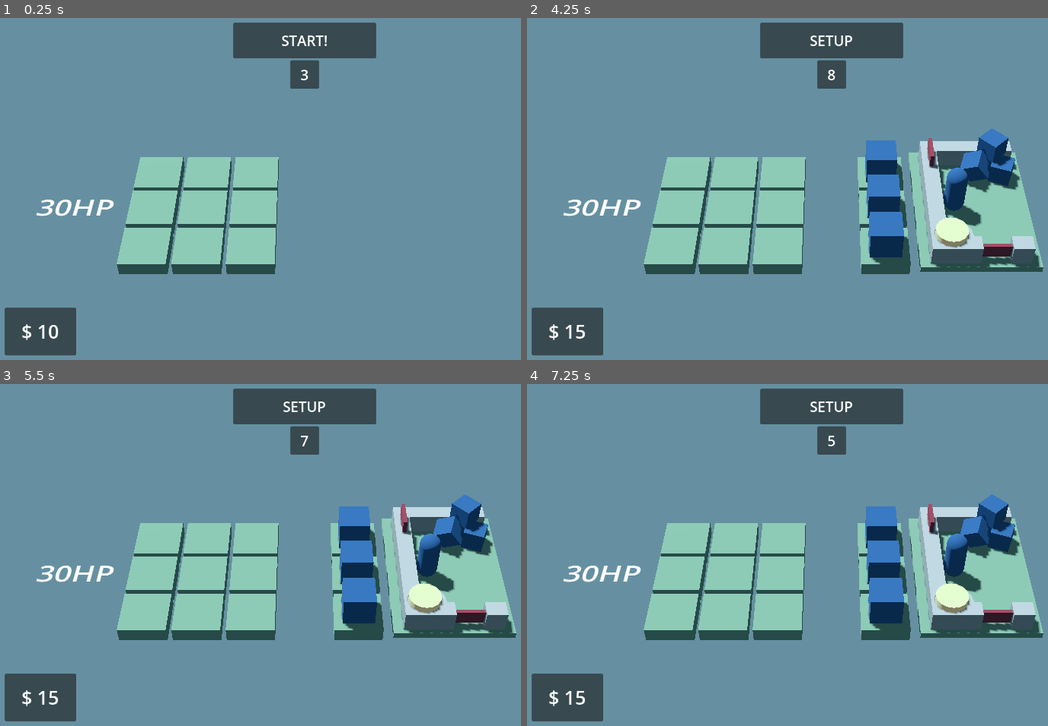
Above: before the commit, frames 1-4 (two rows, left to right).
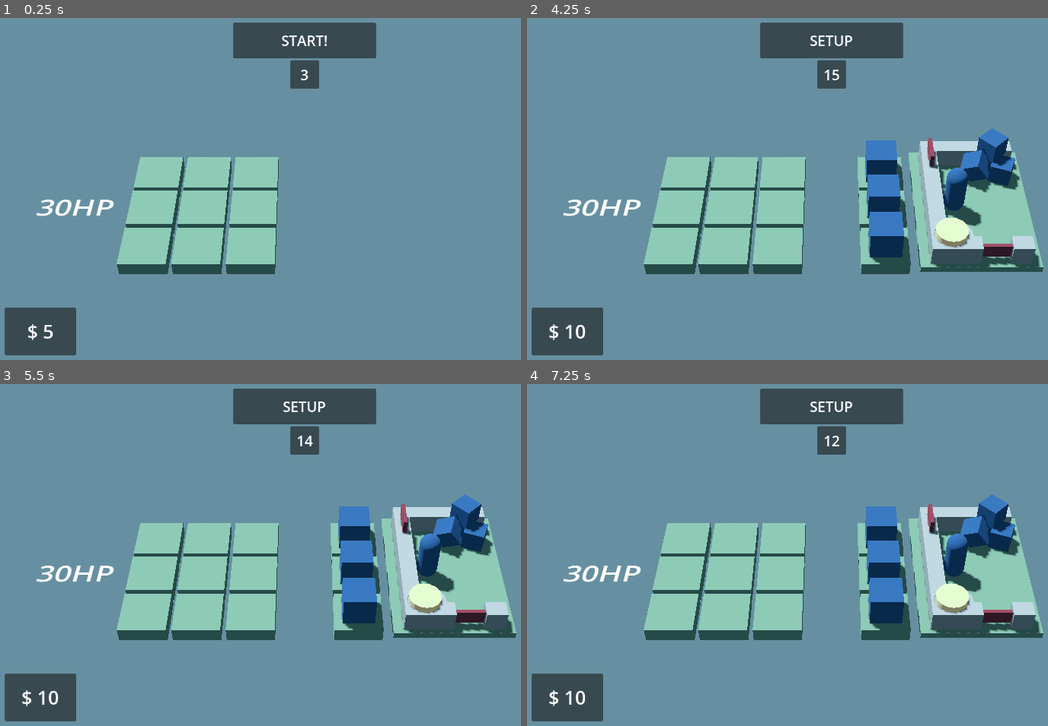
Above: after the commit, the same moments.

Repository: eaacon/Auto_Battler
Game: Godot game, scene res://Scenes/Game.tscn
The game is run twice, just before and just after one commit, with the same random seed, the same clock (stepped at 60 frames per second) and the same inputs.
Inputs (mouse positions are in pixels of both pictures, inside the frame that each line leads up to):
- Up to frame 1 (0.25 s): no input
- Up to frame 2 (4.25 s): tap Enter at 0.5, 2 s; move the mouse to (964, 171) at 0.52 s; click (964, 171) at 0.67 s; tap Space at 1.25, 2.75 s; drag from (709, 206) to (803, 257) at 1.27 s; move the mouse to (891, 113) at 2.02 s; click (891, 113) at 2.17 s; drag from (803, 257) to (646, 137) at 2.77 s; move the mouse to (1016, 240) at 3.52 s; click (1016, 240) at 3.67 s
- Up to frame 3 (5.5 s): drag from (119, 503) to (213, 469) at 4.27 s; tap Enter at 5 s; move the mouse to (333, 555) at 5.02 s; click (333, 555) at 5.17 s
- Up to frame 4 (7.25 s): tap Space at 5.75 s; drag from (740, 469) to (709, 572) at 5.77 s; move the mouse to (964, 537) at 6.52 s; click (964, 537) at 6.67 s

The runs differ from the first frame. In frame 1, 0.2% of the frame differs, in the area x 4-12%, y 89-95%; in frame 2, less than 0.1%; in frame 3, less than 0.1%; in frame 4, less than 0.1%.

Commit message:
DRAG AND DROP
Known bugs:
-Dropping on top of existing unit results in weirdness, need system to detect if something has already been picked up
-Turn off drag/drop outside of setup.

Diff:
--- a/Scenes/Game.tscn
+++ b/Scenes/Game.tscn
@@ -71,9 +71,12 @@
 [sub_resource type="BoxMesh" id="BoxMesh_hcmkf"]
 size = Vector3(3, 0.3, 3)
 
+[sub_resource type="BoxShape3D" id="BoxShape3D_pposp"]
+size = Vector3(50, 1, 30)
+
 [node name="Root" type="Node3D"]
 script = ExtResource("1_l88et")
-Setup_Time = 8
+Setup_Time = 15
 
 [node name="Camera3D" type="Camera3D" parent="."]
 transform = Transform3D(1, 0, 0, 0, 0.707107, 0.707107, 0, -0.707107, 0.707107, 0, 11, 9)
@@ -120,6 +123,7 @@
 
 [node name="Player" type="Node" parent="." node_paths=PackedStringArray("Health_Label")]
 script = ExtResource("6_luig1")
+Base_Money = 5
 Health_Label = NodePath("Board/HealthLabel")
 
 [node name="Board" type="Node3D" parent="Player"]
@@ -164,4 +168,11 @@
 transform = Transform3D(1, 0, 0, 0, 1, 0, 0, 0, 1, -2, -0.15, -1.5)
 mesh = SubResource("BoxMesh_hcmkf")
 
+[node name="Ground" type="Area3D" parent="."]
+collision_layer = 16
+
+[node name="CollisionShape3D" type="CollisionShape3D" parent="Ground"]
+transform = Transform3D(1, 0, 0, 0, 1, 0, 0, 0, 1, 0.387, -0.5, -0.862)
+shape = SubResource("BoxShape3D_pposp")
+
 [connection signal="timeout" from="GameTimer" to="." method="_on_game_timer_timeout"]
--- a/Scenes/Prefabs/Unit.tscn
+++ b/Scenes/Prefabs/Unit.tscn
@@ -13,8 +13,9 @@
 [sub_resource type="BoxShape3D" id="BoxShape3D_71c2w"]
 size = Vector3(0.6, 0.6, 0.6)
 
-[node name="Unit" type="Node3D" node_paths=PackedStringArray("UHitbox")]
+[node name="Unit" type="Node3D" node_paths=PackedStringArray("Tile_Detect", "UHitbox")]
 script = ExtResource("1_jexod")
+Tile_Detect = NodePath("RayCast3D")
 UStats = ExtResource("2_astb0")
 UHitbox = NodePath("Area3D")
 UAttack = ExtResource("4_rmh0o")
@@ -33,3 +34,8 @@
 
 [node name="FirePoint" type="Node3D" parent="."]
 transform = Transform3D(1, 0, 0, 0, 1, 0, 0, 0, 1, 0.3, 0.33, 0)
+
+[node name="RayCast3D" type="RayCast3D" parent="."]
+transform = Transform3D(1, 0, 0, 0, 1, 0, 0, 0, 1, 0, 0.3, 0)
+
+[connection signal="input_event" from="Area3D" to="." method="_on_area_3d_input_event"]
--- a/Scenes/Shop.gd
+++ b/Scenes/Shop.gd
@@ -20,6 +20,7 @@
 
 func _setup():
 	$AnimationPlayer.play("Enter_Top")
+	_clear()
 	_stock()
 
 func _hide():
@@ -33,7 +34,7 @@
 	for s in Slots:
 		var Randu = randi_range(0, For_Sale.size()-1)
 		var u = For_Sale[Randu].instantiate()
-		s._set_unit(u)
+		s._set_unit(For_Sale[Randu], u)
 
 func _reroll():
 	if P._spend(2):
@@ -43,5 +44,4 @@
 func _clear():
 	for i in Slots.size():
 		var t = Slots[i]
-		if t.Unit_On_Tile != null:
-			t._remove_unit()
+		t._remove_unit()
--- a/Scripts/Comp.gd
+++ b/Scripts/Comp.gd
@@ -7,3 +7,8 @@
 	var U_Data = CompUnit.new()
 	U_Data._setup(u, l)
 	Comp_Units.append(U_Data)
+
+func _move_unit(from, to):
+	for u in Comp_Units:
+		if u.location == from:
+			u.location = to
--- a/Scripts/ShopTile.gd
+++ b/Scripts/ShopTile.gd
@@ -2,6 +2,8 @@
 extends Node3D
 
 @export var S: Shop
+
+var Unit_Scene:PackedScene
 
 var Shop_Unit:
 	set(new_unit):
@@ -10,31 +12,35 @@
 func _set_pickable(b):
 	$MeshInstance3D/StaticBody3D.input_ray_pickable = b
 
-func _set_unit(u:Unit):
+func _set_unit(US:PackedScene, u:Unit):
 	_place_unit(u)
+	Unit_Scene = US
 	u._setup(1, S.P)
 
-func _on_static_body_3d_input_event(_camera, event, _position, _normal, _shape_idx):
-	if Shop_Unit == null:
-		return
-	if event is InputEventMouseButton:
-		if event.button_index == MOUSE_BUTTON_LEFT and event.pressed == true:
-			#pickup/hold
-			return
-		elif event.button_index == MOUSE_BUTTON_LEFT and event.is_released():
-			#drop/buy if possible, otherwise snap back
-			return
+func _buy_unit(u, target):
+	if S.P._spend(u.UStats.UCost):
+		S.P.Units_Alive.append(u)
+		S.P._create_unit_ui(u)
+		S.P.Team._add_unit(Unit_Scene, target)
+		_move_unit(target- Vector2i(1,1))
+		return true
+	return false
 
-func _buy_unit(u):
-	if S.P._spend(u.UStats.UCost):
-		S.P._create_unit_ui(u)
-		#add unit to player team comp
-		#move to tile
+func _move_unit(p: Vector2i):
+	var Grid = S.P.board.Grid
+	if Grid[p.x][p.y].Unit_On_Tile == null:
+		Grid[p.x][p.y]._place_unit(Shop_Unit)
+	else:
+		return null
+	Shop_Unit = null
+	Unit_Scene = null
 
 func _place_unit(u:Unit):
 	add_child(u)
+	u.UTile = self
 	Shop_Unit = u
 
 func _remove_unit():
-	Shop_Unit.queue_free()
-	Shop_Unit = null
+	if Shop_Unit != null:
+		Shop_Unit.queue_free()
+		Shop_Unit = null
--- a/Scripts/Tile.gd
+++ b/Scripts/Tile.gd
@@ -58,7 +58,8 @@
 func _move_unit(p: Vector2i):
 	#set unit on tile variable
 	if Owner_Board.Grid[p.x][p.y].Unit_On_Tile == null:
-		remove_child(Unit_On_Tile)
+		if Unit_On_Tile.get_parent() == self:
+			remove_child(Unit_On_Tile)
 		Owner_Board.Grid[p.x][p.y]._place_unit(Unit_On_Tile)
 	else:
 		return null
--- a/Scripts/Unit.gd
+++ b/Scripts/Unit.gd
@@ -7,8 +7,12 @@
 
 #Info
 var UOwner: BoardManager
-var UTile: Tile
+var UTile
 var Acting:= false
+
+#Drag And Drop
+var Picked_Up = false
+@export var Tile_Detect: RayCast3D
 
 @export var UStats: Stats
 @export var UHitbox:Area3D
@@ -213,3 +217,46 @@
 	UCurrentHP -= v
 	if UCurrentHP <= 0:
 		visible = false
+
+func _process(_delta):
+	if Picked_Up:
+		position = _screen_to_world()["position"]
+
+func _on_area_3d_input_event(_camera, event, _position, _normal, _shape_idx):
+	if event is InputEventMouseButton:
+		if event.pressed == true && !Picked_Up:
+			reparent(get_tree().root)
+			Picked_Up = true
+		elif Picked_Up:
+			var Under = Tile_Detect.get_collider().get_parent().get_parent()
+			if Under.get_script() == Tile:
+				if Under.Unit_On_Tile != null:
+					reparent(UTile)
+				elif UTile.get_script() == ShopTile:
+					#buy
+					get_parent().remove_child(self)
+					if !UTile._buy_unit(self, Under.Coords):
+						UTile.add_child(self)
+				elif UTile.get_script() == Tile:
+					#move
+					get_parent().remove_child(self)
+					UOwner.Team._move_unit(UTile.Coords, Under.Coords)
+					UTile._move_unit(Under.Coords - Vector2i(1, 1))
+			else:
+				reparent(UTile)
+			position = Vector3.ZERO
+			Picked_Up = false
+
+func _screen_to_world():
+	var physics_space = get_world_3d().direct_space_state
+	var MPos = get_viewport().get_mouse_position()
+	var cam = get_tree().root.get_camera_3d()
+
+	var ray_start = cam.project_ray_origin(MPos)
+	var ray_end = ray_start + cam.project_ray_normal(MPos) * 1000
+	var query = PhysicsRayQueryParameters3D.create(ray_start, ray_end)
+	query.collide_with_areas = true
+	query.collide_with_bodies = false
+	query.collision_mask = 16
+	var intersects = physics_space.intersect_ray(query)
+	return intersects
Not shown: 1 places in Scenes/Game.tscn that only renumber resources
